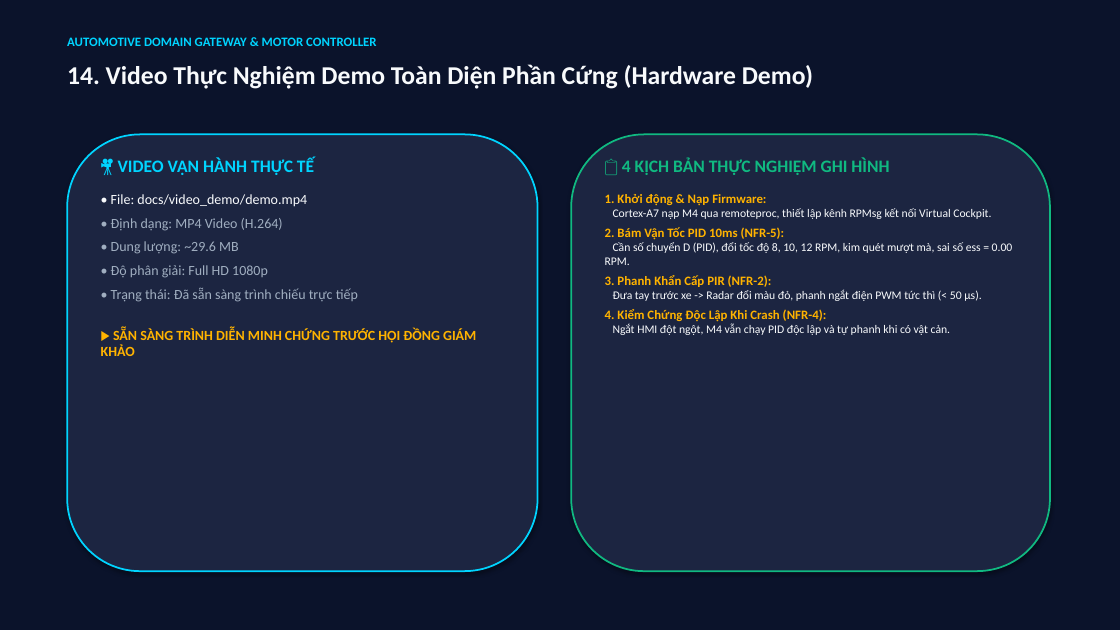
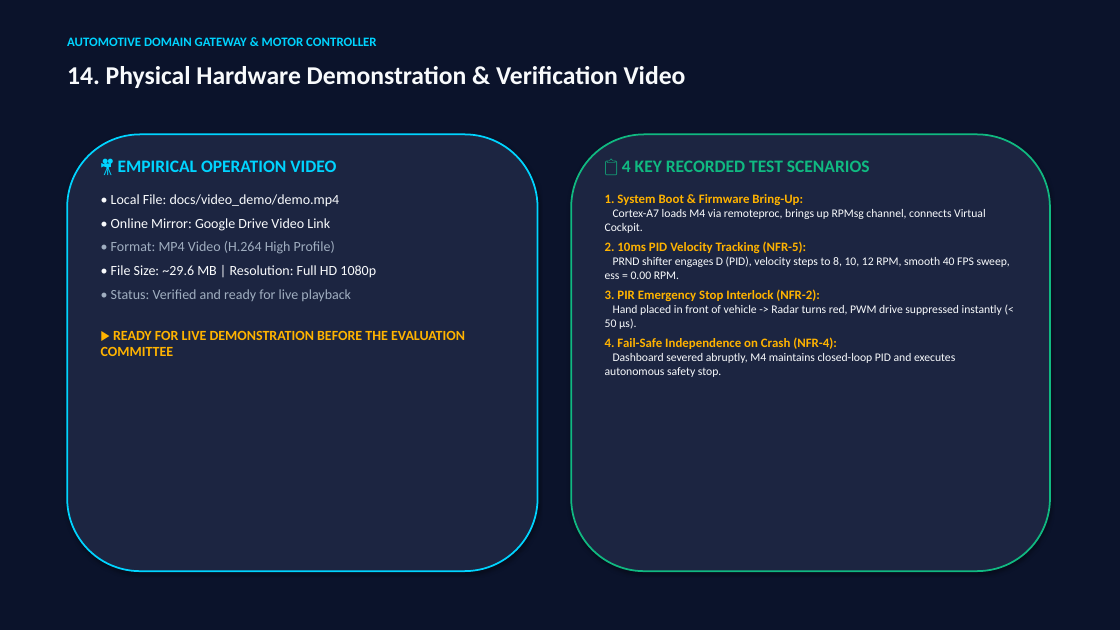
Before and after one commit to dobuuphuoc/stm32mp157d-dk1-automotive-gateway, a slide deck: slide 15 of docs/AUTOMOTIVE_DOMAIN_GATEWAY_PRESENTATION.pptx. Drawn at 1120x630 pixels with LibreOffice and Linux fonts; fonts in the diff are those of the drawing. Boxes give left, top, right and bottom in pixels: in the first picture for what was removed or moved away, otherwise in the second. Text is boxed around its words. In the diff, an @@ line names an element or a change of style, - is before the commit and + after.

Commit message:
docs: translate all reports, weekly reviews, requirements, and presentation slides to English

```diff
--- a/docs/AUTOMOTIVE_DOMAIN_GATEWAY_PRESENTATION.pptx
+++ b/docs/AUTOMOTIVE_DOMAIN_GATEWAY_PRESENTATION.pptx
@@ text at [67,66,686,88]: text changed @@
-14. Video Thực Nghiệm Demo Toàn Diện Phần Cứng (Hardware Demo)
+14. Physical Hardware Demonstration & Verification Video
@@ text at [101,160,465,356]: text changed; text colour #A0AEC0 to #F8FAFC @@
-🎥 VIDEO VẬN HÀNH THỰC TẾ
-• File: docs/video_demo/demo.mp4
-• Định dạng: MP4 Video (H.264)
-• Dung lượng: ~29.6 MB
-• Độ phân giải: Full HD 1080p
-• Trạng thái: Đã sẵn sàng trình chiếu trực tiếp
-▶️ SẴN SÀNG TRÌNH DIỄN MINH CHỨNG TRƯỚC HỘI ĐỒNG GIÁM KHẢO
+🎥 EMPIRICAL OPERATION VIDEO
+• Local File: docs/video_demo/demo.mp4
+• Online Mirror: Google Drive Video Link
+• Format: MP4 Video (H.264 High Profile)
+• File Size: ~29.6 MB | Resolution: Full HD 1080p
+• Status: Verified and ready for live playback
+▶️ READY FOR LIVE DEMONSTRATION BEFORE THE EVALUATION COMMITTEE
@@ text at [605,160,1010,377]: text changed @@
-📋 4 KỊCH BẢN THỰC NGHIỆM GHI HÌNH
-1. Khởi động & Nạp Firmware:
-Cortex-A7 nạp M4 qua remoteproc, thiết lập kênh RPMsg kết nối Virtual Cockpit.
-2. Bám Vận Tốc PID 10ms (NFR-5):
-Cần số chuyển D (PID), đổi tốc độ 8, 10, 12 RPM, kim quét mượt mà, sai số ess = 0.00 RPM.
-3. Phanh Khẩn Cấp PIR (NFR-2):
-Đưa tay trước xe -> Radar đổi màu đỏ, phanh ngắt điện PWM tức thì (< 50 µs).
-4. Kiểm Chứng Độc Lập Khi Crash (NFR-4):
-Ngắt HMI đột ngột, M4 vẫn chạy PID độc lập và tự phanh khi có vật cản.
+📋 4 KEY RECORDED TEST SCENARIOS
+1. System Boot & Firmware Bring-Up:
+Cortex-A7 loads M4 via remoteproc, brings up RPMsg channel, connects Virtual Cockpit.
+2. 10ms PID Velocity Tracking (NFR-5):
+PRND shifter engages D (PID), velocity steps to 8, 10, 12 RPM, smooth 40 FPS sweep, ess = 0.00 RPM.
+3. PIR Emergency Stop Interlock (NFR-2):
+Hand placed in front of vehicle -> Radar turns red, PWM drive suppressed instantly (< 50 µs).
+4. Fail-Safe Independence on Crash (NFR-4):
+Dashboard severed abruptly, M4 maintains closed-loop PID and executes autonomous safety stop.
```
Also in this commit, not shown: 15 other slides changed, 1 slide added, 1 slide removed, 17 other files.
